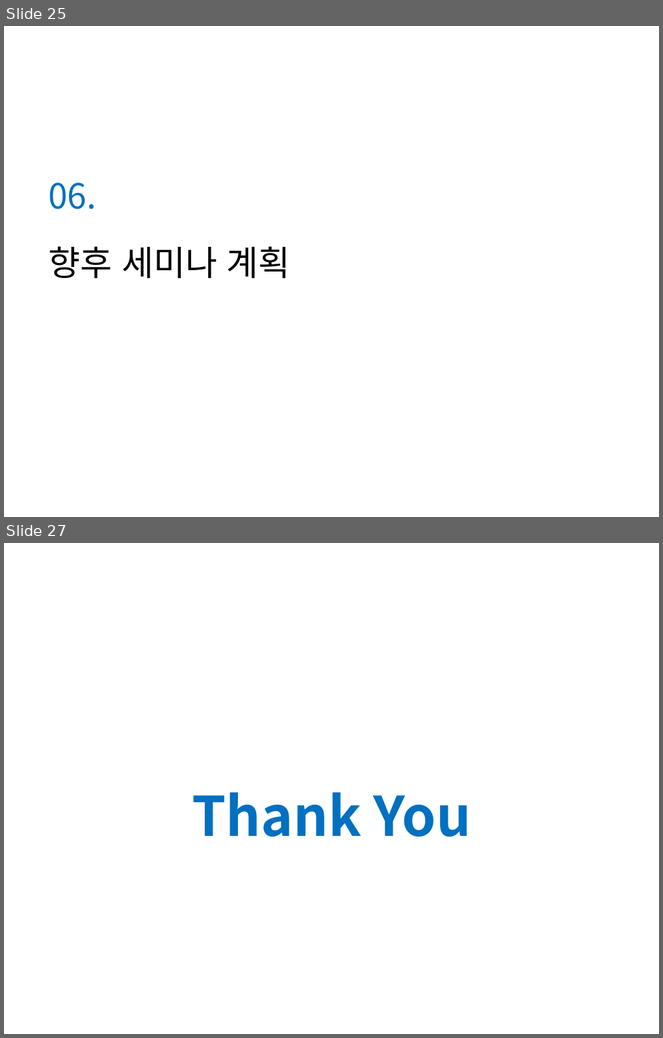
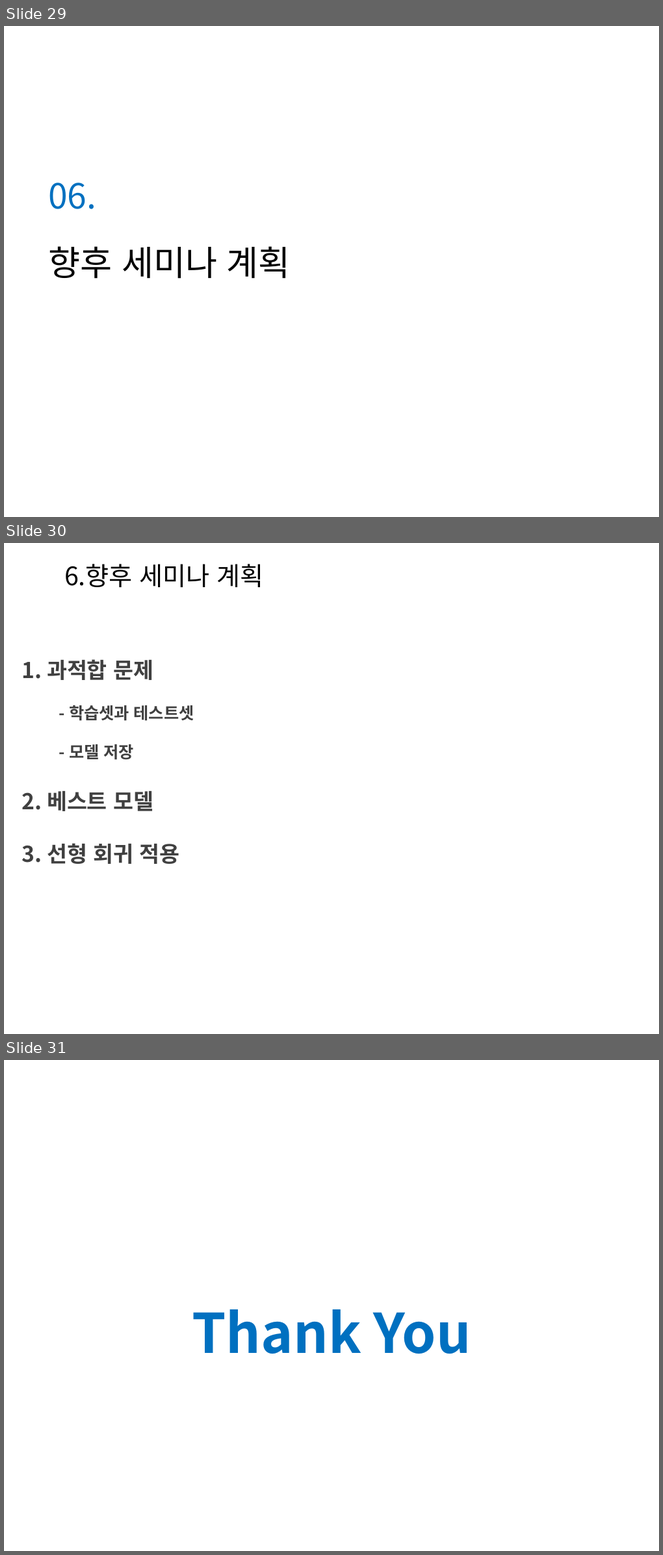
Before and after one commit to Heechul90/Deep_Learning, a slide deck: Study/정리/Deep Learning02.pptx. Shown one above the other, each under a label of ours: slides 25 and 27 before the commit, slides 29, 30 and 31 after it; the slides between them are not shown. The pictures are 663x1038 and 663x1555 pixels, drawn with LibreOffice and Linux fonts; fonts in the diff are those of the drawing; background and template pictures are left out. Boxes give left, top, right and bottom in pixels: in the first picture for what was removed or moved away, otherwise in the second. Text is boxed around its words. In the diff, an @@ line names an element or a change of style, - is before the commit and + after.

Commit message:
딥러닝 학습

```diff
--- a/Study/정리/Deep Learning02.pptx
+++ b/Study/정리/Deep Learning02.pptx
@@ slide 30 added at bbox=[4, 543, 659, 1034], background picture (left out) @@
@@ text added at bbox=[64, 564, 264, 587], 28 pt, text #000000 @@
+6.향후 세미나 계획
@@ text added at bbox=[22, 659, 194, 864], 24 pt, text #404040, bold @@
+1. 과적합 문제
+- 학습셋과 테스트셋
+- 모델 저장
+2. 베스트 모델
+3. 선형 회귀 적용
@@ what was slide 25 is now slide 29 @@
@@ what was slide 27 is now slide 31 @@
```
Also in this commit, not shown: 1 slide changed, 4 other slides added, 1 slide removed, 1 other file.
